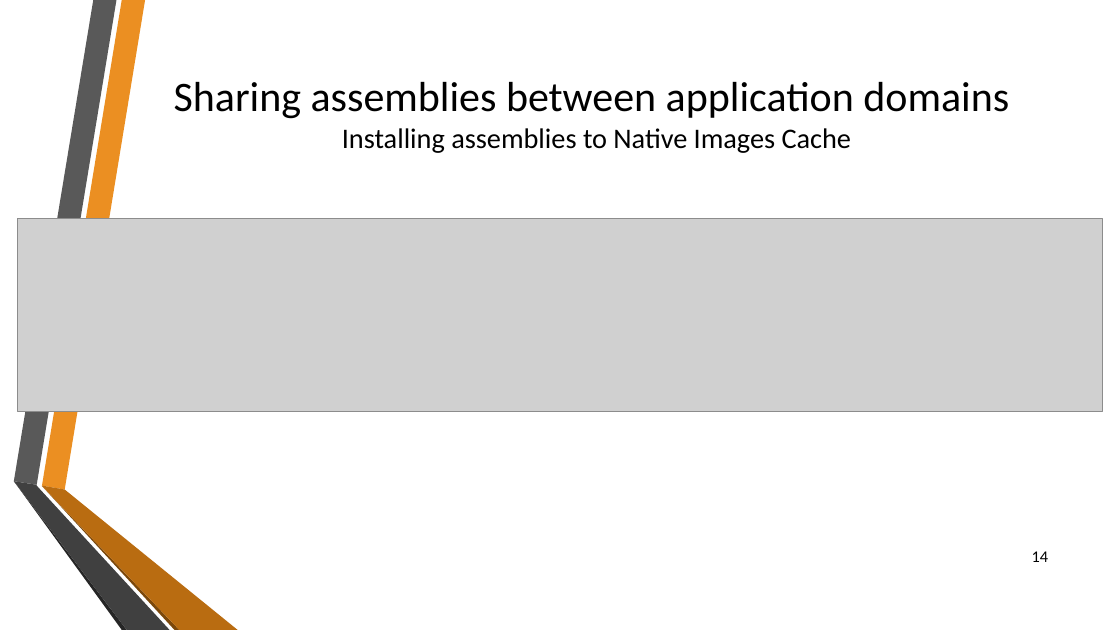
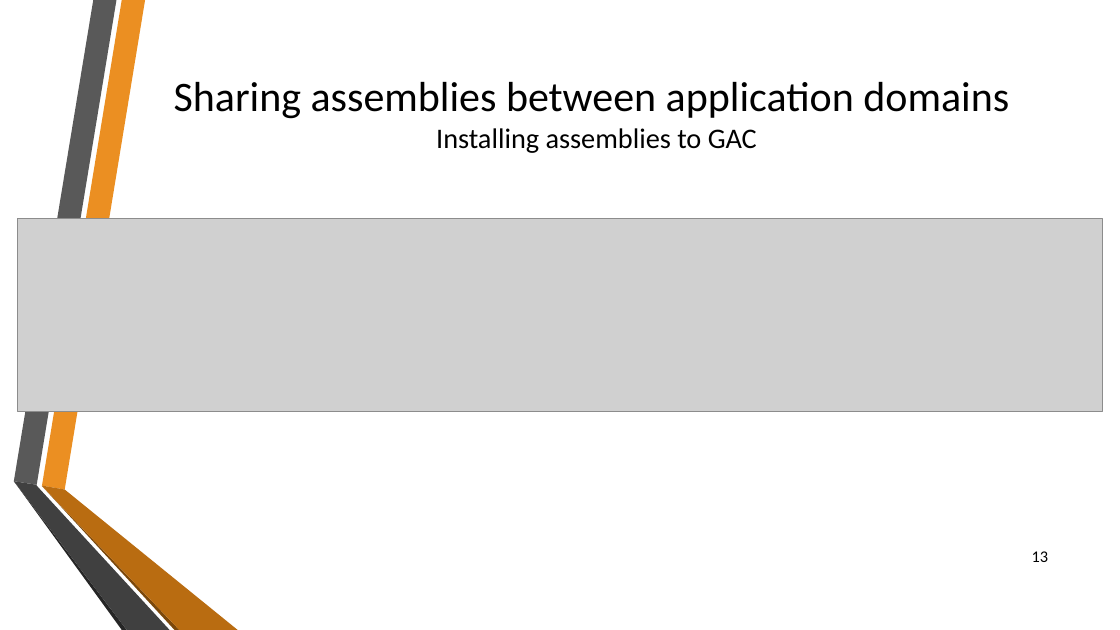
Before and after one commit to sflusov/IISSharingAssemblies, a slide deck: slide 13 of presentation/Sharing common assemblies.pptx (slide 14 before the commit). Drawn at 1120x630 pixels with LibreOffice and Linux fonts; fonts in the diff are those of the drawing; grey boxes stand for pictures; background and template pictures are left out. Boxes give left, top, right and bottom in pixels: in the first picture for what was removed or moved away, otherwise in the second. Text is boxed around its words. In the diff, an @@ line names an element or a change of style, - is before the commit and + after.

```diff
--- a/presentation/Sharing common assemblies.pptx
+++ b/presentation/Sharing common assemblies.pptx
@@ title at (174, 82, 1009, 153): text changed @@
-Sharing assemblies between application domains
-Installing assemblies to Native Images Cache
+Sharing assemblies between application domains
+Installing assemblies to GAC
@@ page number at (1032, 551, 1049, 562): text changed @@
-14
+13
```
Also in this commit, not shown: 3 other slides changed, 1 slide added.
